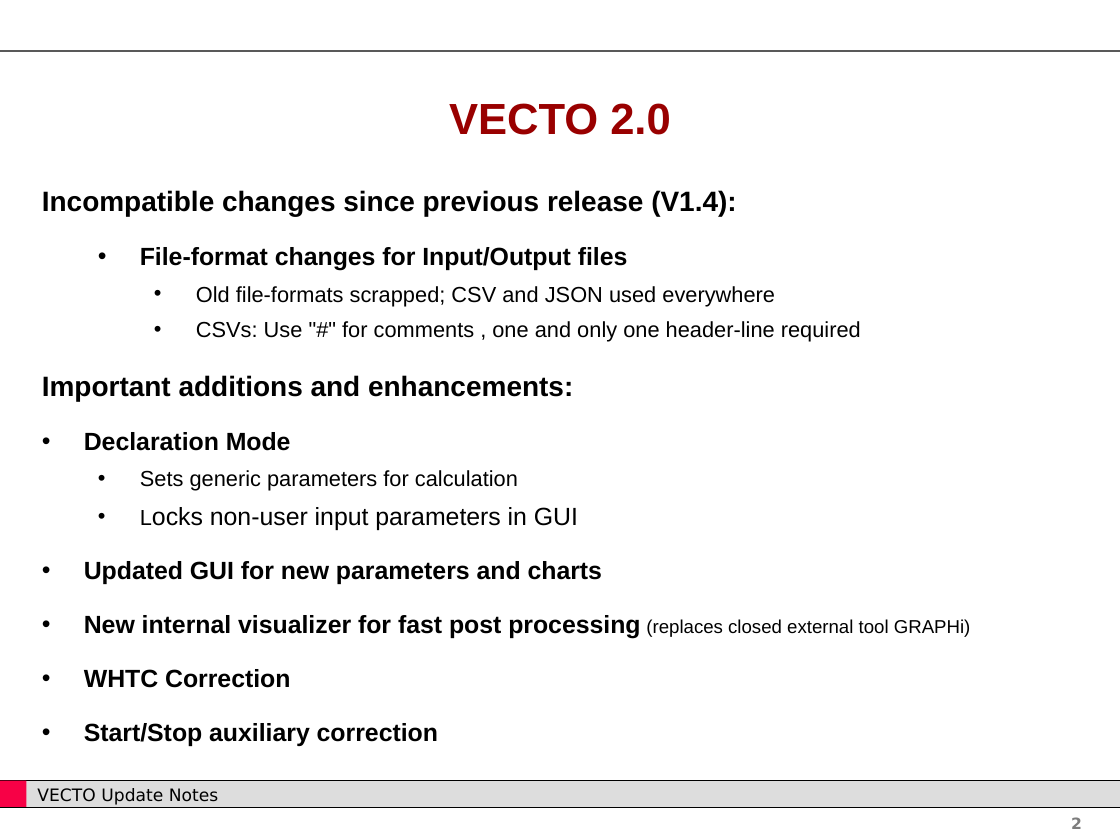
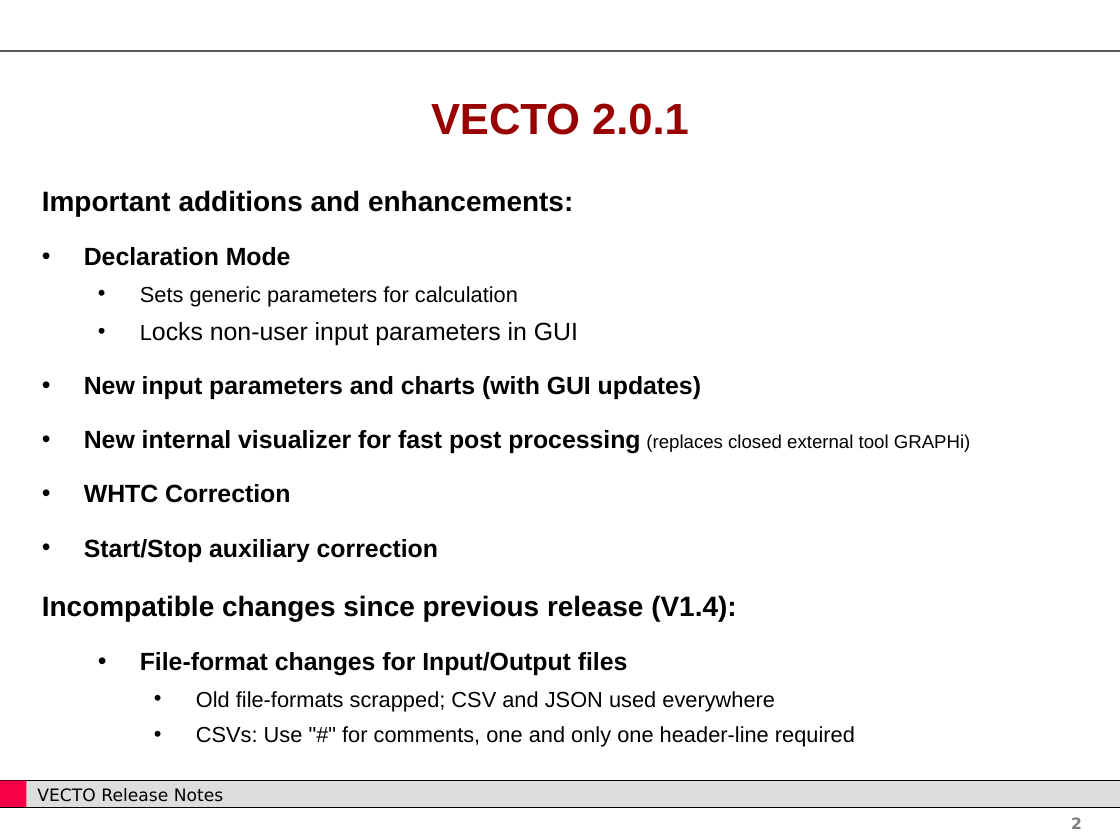
Before and after one commit to CLIMA-VECTO/vecto-sim, a slide deck: slide 2 of User Manual Source/Release Notes.pptx. Drawn at 1120x840 pixels with LibreOffice and Linux fonts; fonts in the diff are those of the drawing; background and template pictures are left out. Boxes give left, top, right and bottom in pixels: in the first picture for what was removed or moved away, otherwise in the second. Text is boxed around its words. In the diff, an @@ line names an element or a change of style, - is before the commit and + after.

```diff
--- a/User Manual Source/Release Notes.pptx
+++ b/User Manual Source/Release Notes.pptx
@@ text at box(431, 103, 689, 135): text changed @@
-VECTO 2.0
+VECTO 2.0.1
@@ text at box(42, 190, 861, 342): paragraphs removed @@
-Incompatible changes since previous release (V1.4):
-  • File-format changes for Input/Output files
-    • Old file-formats scrapped; CSV and JSON used everywhere
-    • CSVs: Use "#" for comments , one and only one header-line required
@@ text at box(84, 376, 701, 399): text changed @@
-• Updated GUI for new parameters and charts
+• New input parameters and charts (with GUI updates)
@@ text at box(42, 595, 855, 747): paragraphs added @@
+Incompatible changes since previous release (V1.4):
+  • File-format changes for Input/Output files
+    • Old file-formats scrapped; CSV and JSON used everywhere
+    • CSVs: Use "#" for comments, one and only one header-line required
@@ text at box(37, 788, 223, 802): text changed @@
-VECTO Update Notes
+VECTO Release Notes
```
Also in this commit, not shown: 57 other slides changed, 6 other files.
